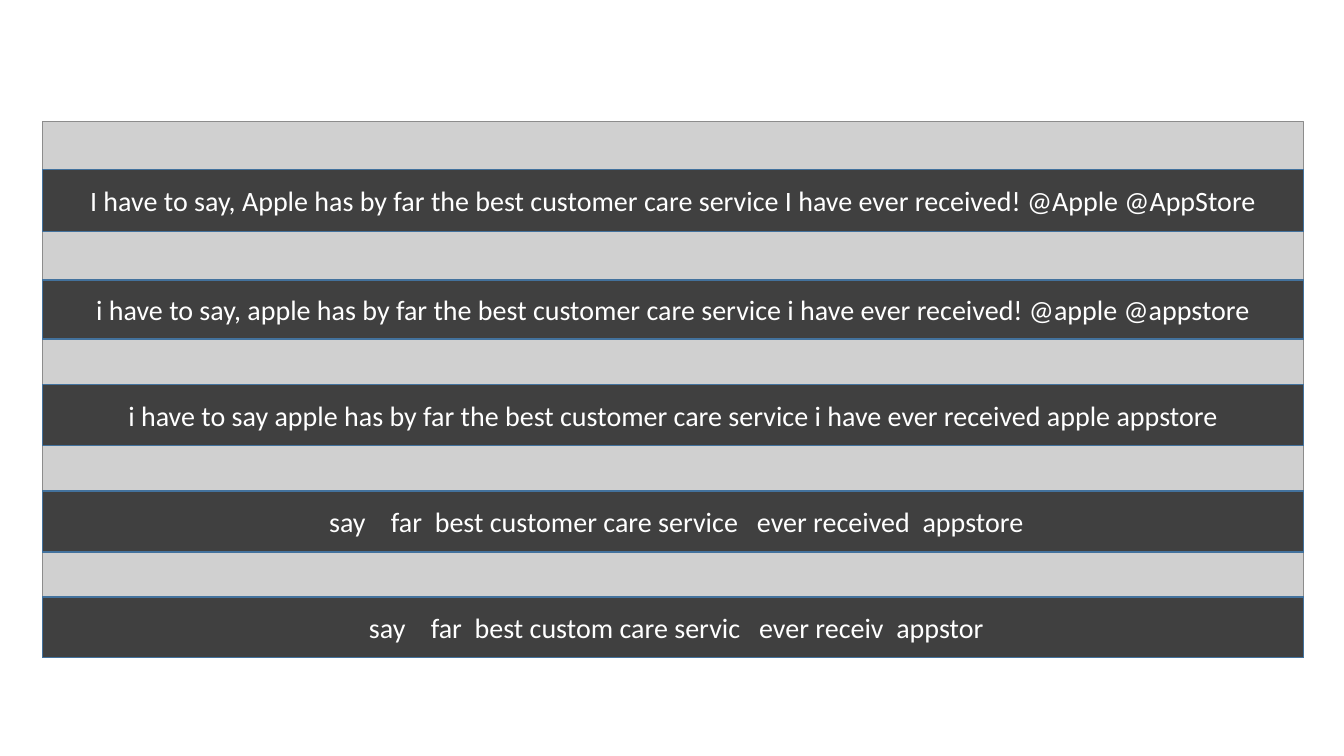
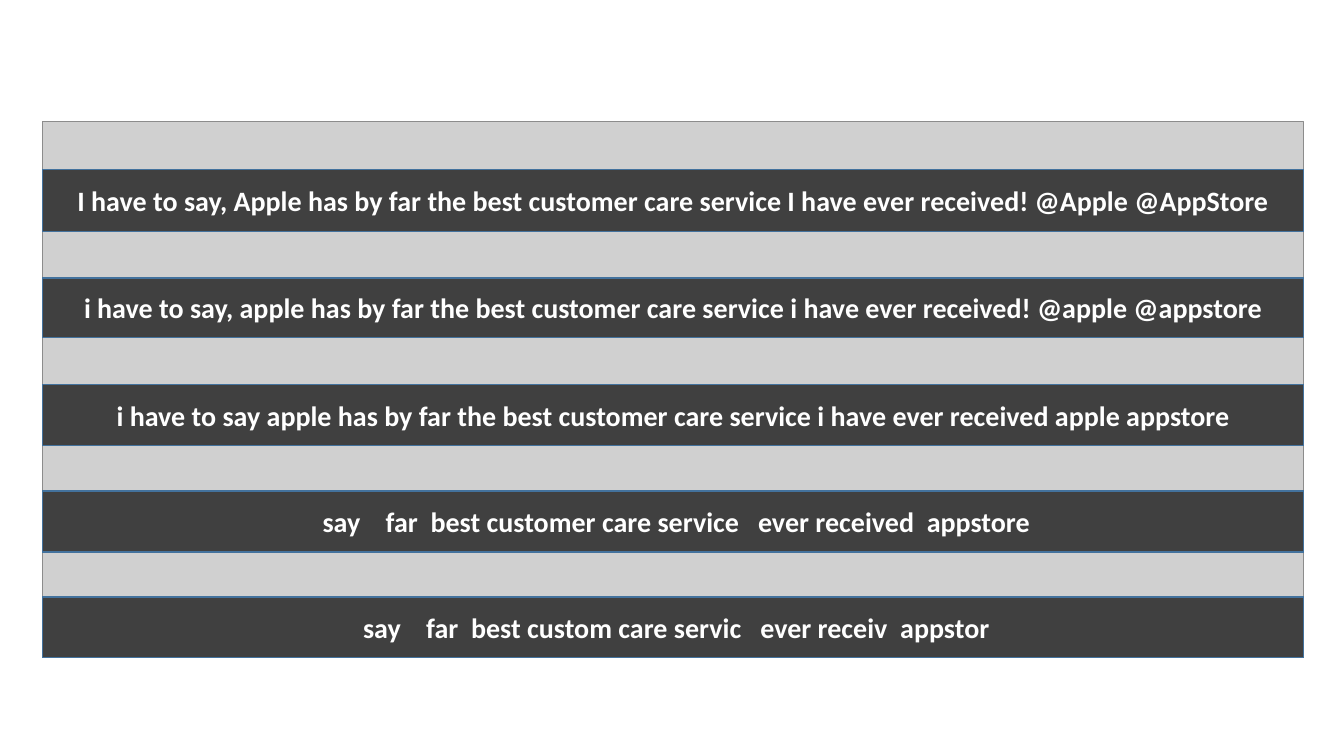
Before and after one commit to datamaniac03/Simple-Tweet-Text-Analysis, a slide deck: slide 7 of Presentation1.pptx. Drawn at 1344x756 pixels with LibreOffice and Linux fonts; fonts in the diff are those of the drawing; grey boxes stand for pictures; background and template pictures are left out. Boxes give left, top, right and bottom in pixels: in the first picture for what was removed or moved away, otherwise in the second. Text is boxed around its words. In the diff, an @@ line names an element or a change of style, - is before the commit and + after.

```diff
--- a/Presentation1.pptx
+++ b/Presentation1.pptx
@@ bold on in 5 elements at bbox=[42, 169, 1304, 232], bbox=[42, 385, 1304, 446], bbox=[42, 491, 1304, 553], bbox=[42, 597, 1304, 657], bbox=[42, 278, 1304, 338] @@
```
Also in this commit, not shown: 6 other slides changed, 3 slides added, 2 slides removed.
